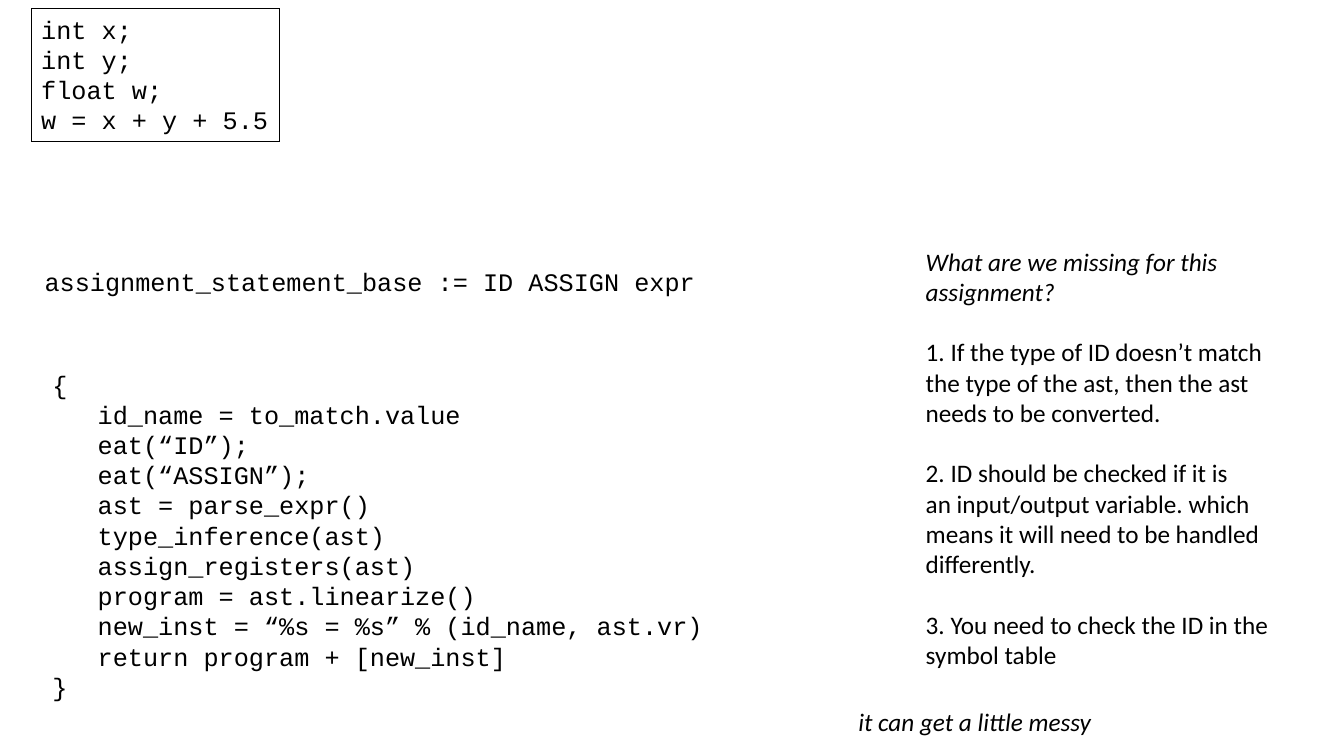
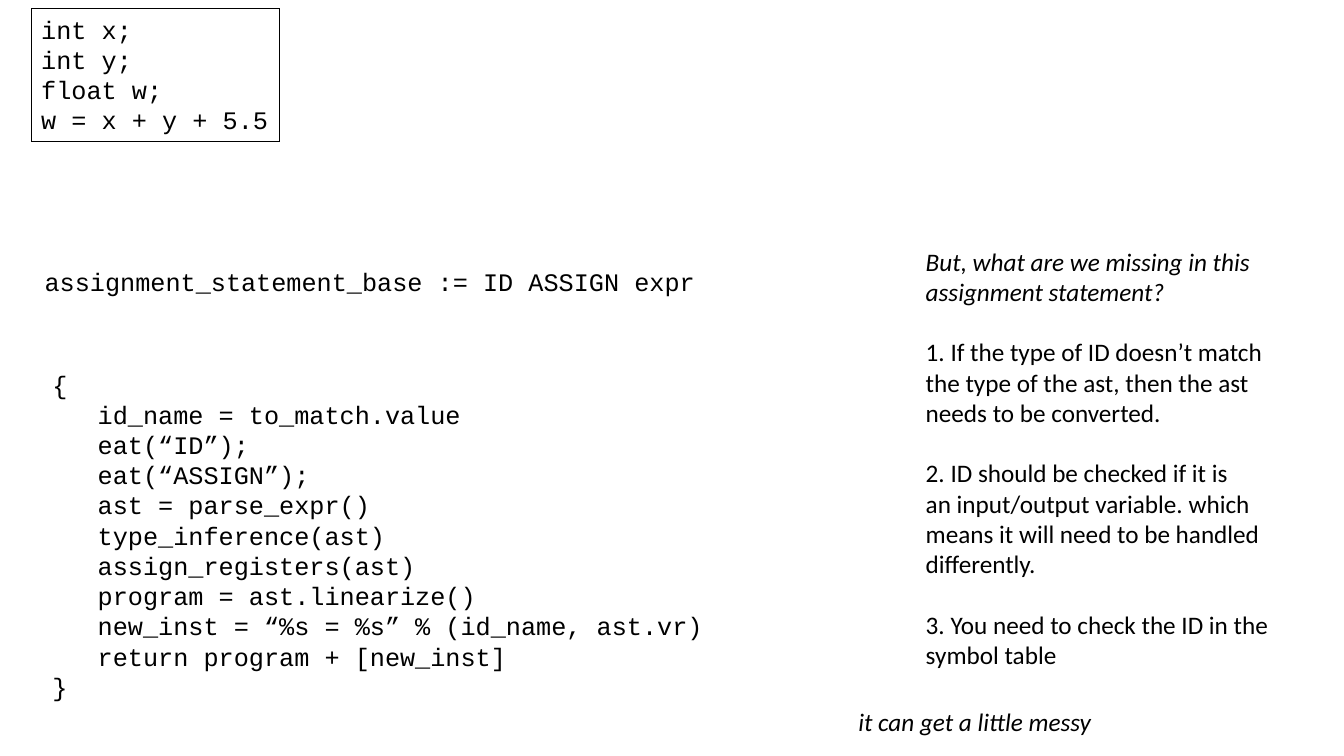
Before and after one commit to siero/CSE110A-W26, a slide deck: slide 57 of PDFS/C110-M3-04-FUNCTIONS-IR-SCOPE.pptx (slide 56 before the commit). Drawn at 1344x756 pixels with LibreOffice and Linux fonts; fonts in the diff are those of the drawing. Boxes give left, top, right and bottom in pixels: in the first picture for what was removed or moved away, otherwise in the second. Text is boxed around its words. In the diff, an @@ line names an element or a change of style, - is before the commit and + after.

```diff
--- a/PDFS/C110-M3-04-FUNCTIONS-IR-SCOPE.pptx
+++ b/PDFS/C110-M3-04-FUNCTIONS-IR-SCOPE.pptx
@@ text at bbox=[926, 253, 1250, 306]: text changed @@
-What are we missing for this assignment?
+But, what are we missing in this assignment statement?
```
Also in this commit, not shown: 51 other slides changed, 4 slides added, 4 slides removed, 1 other file.
